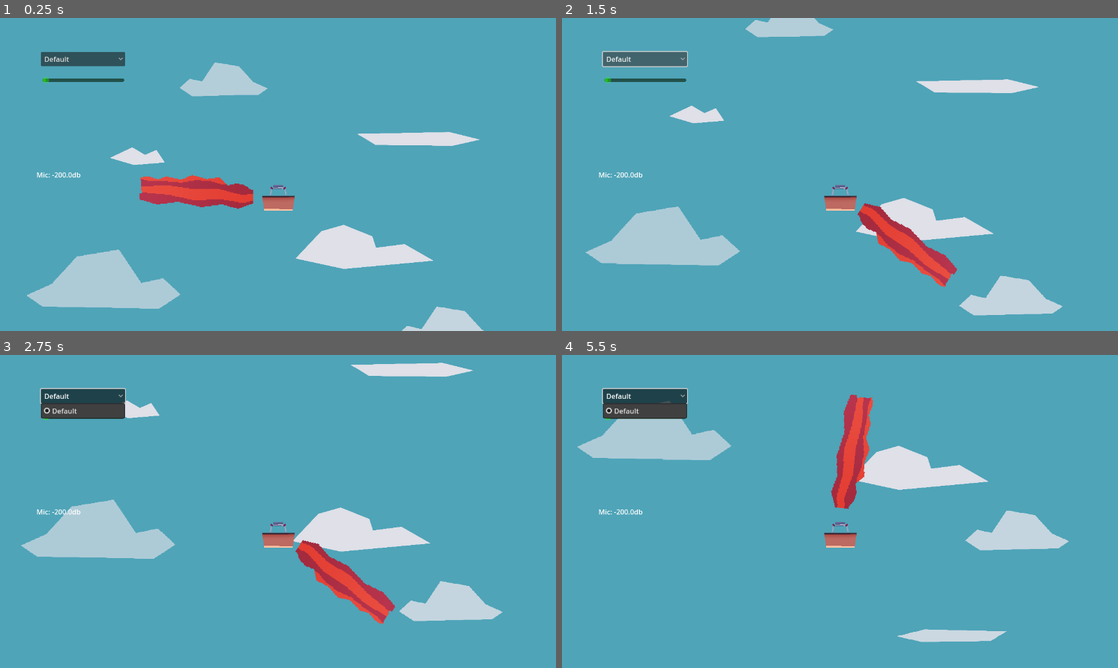
Above: before the commit, frames 1-4 (two rows, left to right).
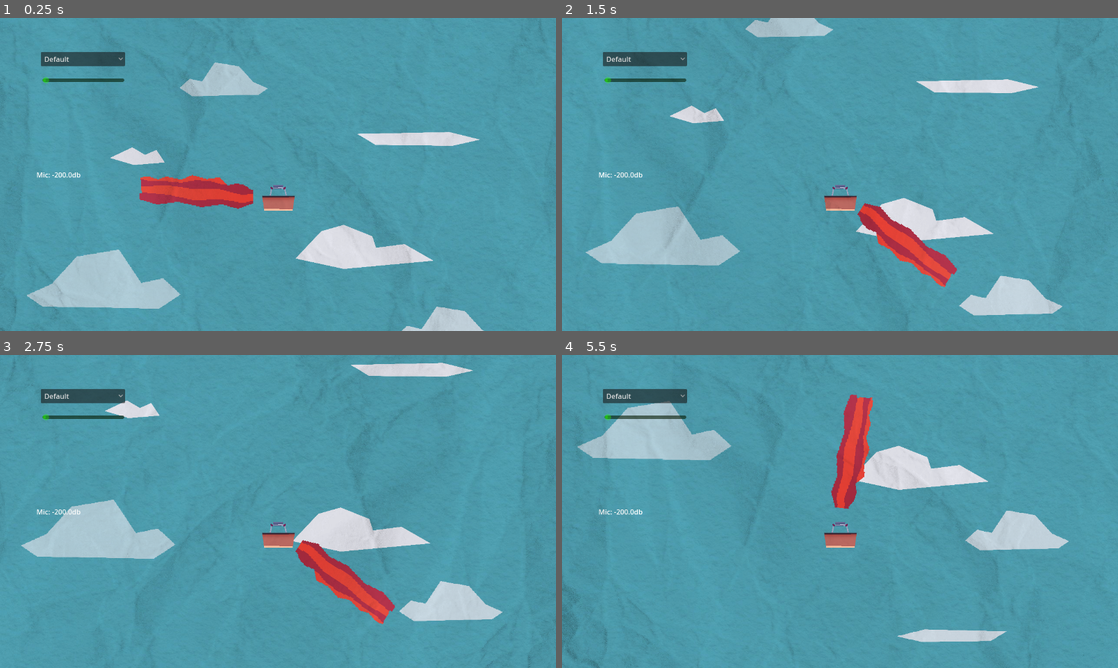
Above: after the commit, the same moments.

Repository: Fabianofski/minijam-191
Game: Godot game, scene res://scenes/game/game.tscn
Same seed, same stepped clock (60 frames per second), same inputs: the game is played once before the commit and once after it.
Inputs (mouse positions are in pixels of both pictures, inside the frame that each line leads up to):
- Up to frame 1 (0.25 s): no input
- Up to frame 2 (1.5 s): click "Default" at 0.5 s; click "Default" at 1.25 s
- Up to frame 3 (2.75 s): click "Default" at 2 s
- Up to frame 4 (5.5 s): move the mouse to (962, 495) at 2.77 s; move the mouse to (728, 527) at 3.52 s; move the mouse to (895, 442) at 4.27 s; move the mouse to (812, 574) at 5.02 s

The runs differ from the first frame. In frame 1, 3.7% of the frame differs, in the area x 0-100%, y 0-100%; in frame 2, 4.5%; in frame 3, 5.1%; in frame 4, 5.3%.

Commit message:
add: Paper textures

Diff:
--- a/scenes/game/air_balloon/air_balloon.tscn
+++ b/scenes/game/air_balloon/air_balloon.tscn
@@ -6,7 +6,7 @@
 
 [sub_resource type="CapsuleShape2D" id="CapsuleShape2D_oaeym"]
 radius = 36.0
-height = 158.0
+height = 72.0
 
 [node name="AirBalloon" type="Area2D"]
 script = ExtResource("1_851m2")
@@ -14,7 +14,7 @@
 speed = 200.0
 
 [node name="CollisionShape2D" type="CollisionShape2D" parent="."]
-position = Vector2(1, -3)
+position = Vector2(1, 47)
 shape = SubResource("CapsuleShape2D_oaeym")
 
 [node name="basket" type="Sprite2D" parent="."]
--- a/scenes/game/game.tscn
+++ b/scenes/game/game.tscn
@@ -9,8 +9,11 @@
 [ext_resource type="PackedScene" uid="uid://gdeobq35row7" path="res://scenes/game/obstacles/clouds/cloud_1.tscn" id="5_4j704"]
 [ext_resource type="PackedScene" uid="uid://dt0537aou11yd" path="res://scenes/game/obstacles/clouds/cloud_2.tscn" id="6_kp23o"]
 [ext_resource type="PackedScene" uid="uid://cvwtk3mq6w3p0" path="res://scenes/game/obstacles/clouds/cloud_3.tscn" id="7_5jirj"]
+[ext_resource type="Texture2D" uid="uid://b0hdpd0v6mfrk" path="res://shared/textures/paper_tex_0.jpg" id="7_vaxfo"]
 [ext_resource type="PackedScene" uid="uid://df2edejk6rln2" path="res://scenes/game/obstacles/obstacle.tscn" id="8_4j704"]
 [ext_resource type="PackedScene" uid="uid://bbjlrjxkwkk3r" path="res://scenes/game/obstacles/bird/bird.tscn" id="8_kp23o"]
+[ext_resource type="Texture2D" uid="uid://c2krkdvsfcn4k" path="res://shared/textures/paper_tex_1.jpg" id="13_vaxfo"]
+[ext_resource type="Script" uid="uid://5bqysifm3ti3" path="res://shared/textures/foreground_overlay.gd" id="14_ftsea"]
 
 [sub_resource type="Resource" id="Resource_vaxfo"]
 script = ExtResource("3_lfrn8")
@@ -54,9 +57,44 @@
 Max_spawn_delay = 3.0
 metadata/_custom_type_script = "uid://bgb7upm6p5q20"
 
+[sub_resource type="Shader" id="Shader_vaxfo"]
+code = "shader_type canvas_item;
+
+uniform sampler2D SCREEN_TEXTURE : hint_screen_texture;
+uniform float opacity = 1.0;
+
+vec4 overlay(vec4 base, vec4 blend){
+	vec4 limit = step(0.5, base);
+	return mix(2.0 * base * blend, 1.0 - 2.0 * (1.0 - base) * (1.0 - blend), limit);
+}
+
+void fragment() {
+    vec4 baseColor = texture(TEXTURE, UV);
+    vec4 screenColor = texture(SCREEN_TEXTURE, SCREEN_UV);
+    COLOR = overlay(baseColor / opacity, screenColor * opacity);
+}"
+
+[sub_resource type="ShaderMaterial" id="ShaderMaterial_otnwt"]
+shader = SubResource("Shader_vaxfo")
+shader_parameter/opacity = 1.4
+
 [node name="Root" type="Node2D"]
 
 [node name="Camera2D" type="Camera2D" parent="."]
+
+[node name="Background Overlay" type="TextureRect" parent="."]
+anchors_preset = 8
+anchor_left = 0.5
+anchor_top = 0.5
+anchor_right = 0.5
+anchor_bottom = 0.5
+offset_left = -640.0
+offset_top = -360.0
+offset_right = 640.0
+offset_bottom = 360.0
+grow_horizontal = 2
+grow_vertical = 2
+texture = ExtResource("7_vaxfo")
 
 [node name="DecorationSpawner" type="Node2D" parent="."]
 position = Vector2(0, 400)
@@ -103,3 +141,20 @@
 [node name="MicControlMenu" parent="." instance=ExtResource("2_7h61r")]
 
 [node name="LoseMenu" parent="." instance=ExtResource("4_kelw5")]
+
+[node name="Foreground Overlay" type="TextureRect" parent="."]
+material = SubResource("ShaderMaterial_otnwt")
+anchors_preset = 8
+anchor_left = 0.5
+anchor_top = 0.5
+anchor_right = 0.5
+anchor_bottom = 0.5
+offset_left = -745.0
+offset_top = -745.0
+offset_right = 1255.0
+offset_bottom = 1255.0
+grow_horizontal = 2
+grow_vertical = 2
+scale = Vector2(0.75, 0.75)
+texture = ExtResource("13_vaxfo")
+script = ExtResource("14_ftsea")
--- a/scenes/game/obstacles/bird/bird.tscn
+++ b/scenes/game/obstacles/bird/bird.tscn
@@ -31,7 +31,7 @@
 position = Vector2(11, -3)
 sprite_frames = SubResource("SpriteFrames_70gd6")
 autoplay = "default"
-frame_progress = 0.908699
+frame_progress = 0.622957
 
 [node name="CollisionShape2D" parent="." index="1"]
 position = Vector2(3, 0)
--- /dev/null
+++ b/shared/textures/foreground_overlay.gd
@@ -0,0 +1,10 @@
+extends TextureRect
+
+var time_elapsed: float = 0.0
+
+func _process(delta: float) -> void:
+	time_elapsed += delta
+	if time_elapsed >= 0.75: # If half a second has passed...
+		self.rotation_degrees = randf_range(-4.8, 10.5)
+		self.flip_h = randf() < 0.5
+		time_elapsed = 0.0
--- /dev/null
+++ b/shared/textures/texture_blending.gdshader
@@ -0,0 +1,15 @@
+shader_type canvas_item;
+
+uniform sampler2D SCREEN_TEXTURE : hint_screen_texture;
+uniform float opacity = 1.0;
+
+vec4 overlay(vec4 base, vec4 blend){
+	vec4 limit = step(0.5, base);
+	return mix(2.0 * base * blend, 1.0 - 2.0 * (1.0 - base) * (1.0 - blend), limit);
+}
+
+void fragment() {
+    vec4 baseColor = texture(TEXTURE, UV);
+    vec4 screenColor = texture(SCREEN_TEXTURE, SCREEN_UV);
+    COLOR = overlay(baseColor / opacity, screenColor * opacity);
+}
Not shown: 1 places in scenes/game/game.tscn that only renumber resources
Not shown, added: shared/textures/LICENSE.txt
Not shown, added: shared/textures/foreground_overlay.gd.uid
Binary file added: shared/textures/paper_tex_0.jpg
Not shown, added: shared/textures/paper_tex_0.jpg.import
Binary file added: shared/textures/paper_tex_1.jpg
Not shown, added: shared/textures/paper_tex_1.jpg.import
Not shown, added: shared/textures/texture_blending.gdshader.uid
